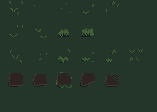
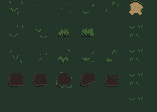
Comparing the layer stacks of the two w=157, h=112 images. Changes:
added layer "Capa 22" above "Capa 21 copia 3" over [129, 0, 143, 15]
added layer "Capa 21 copia 3" above "Capa 21 copia 2" over [129, 97, 143, 100]
added layer "Capa 21 copia 2" above "Capa 21 copia" over [129, 73, 143, 85]
added layer "Capa 21 copia" above "Capa 21" over [129, 0, 143, 15]
added layer "Capa 21" above "Capa 15 copia 2 (combinado) copia 2" over [129, 25, 143, 37]
added layer "Capa 15 copia 2 (combinado) copia 2" above "Capa 15 copia 2 (combinado) copia" over [129, 0, 143, 100]
hid "Capa 15 copia 2 (combinado) copia" over [129, 0, 143, 100]
